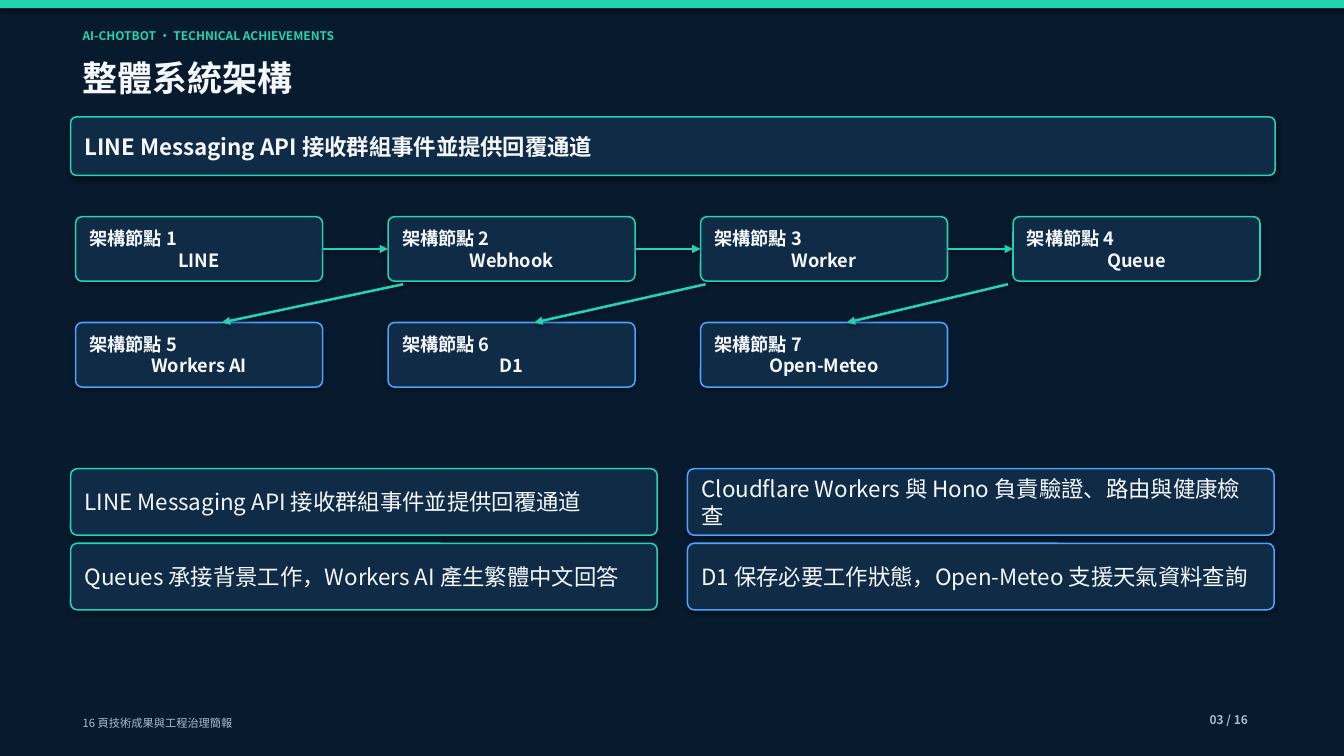
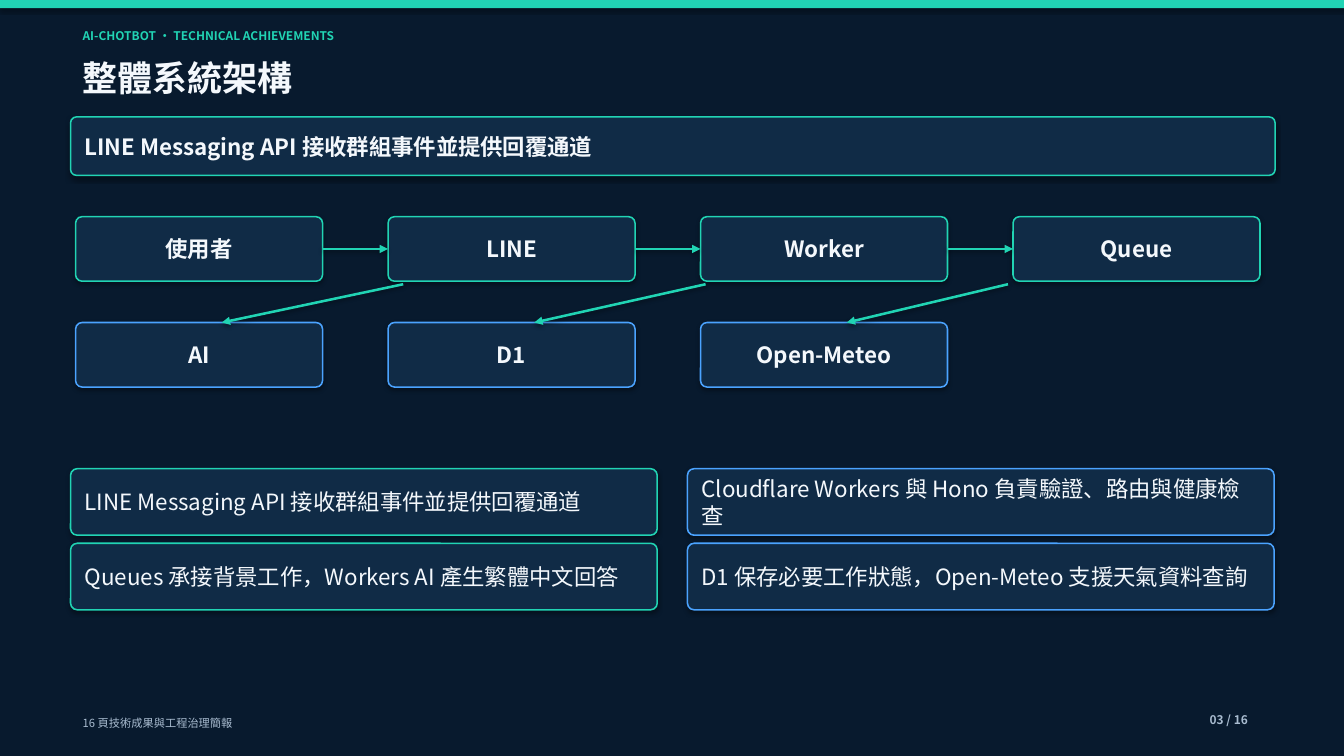
Before and after one commit to yamopeng0918/AI-ChotBot, a slide deck: slide 3 of docs/presentations/AI-ChotBot-technical-achievements.pptx. Drawn at 1344x756 pixels with LibreOffice and Linux fonts; fonts in the diff are those of the drawing. Boxes give left, top, right and bottom in pixels: in the first picture for what was removed or moved away, otherwise in the second. Text is boxed around its words. In the diff, an @@ line names an element or a change of style, - is before the commit and + after.

```diff
--- a/docs/presentations/AI-ChotBot-technical-achievements.pptx
+++ b/docs/presentations/AI-ChotBot-technical-achievements.pptx
@@ text in rounded rectangle at [166,238,233,259]: text changed; size 13 to 16 pt @@
-架構節點 1
-LINE
+使用者
@@ text in rounded rectangle at [784,239,864,258]: text changed; size 13 to 16 pt @@
-架構節點 3
-Worker
+Worker
@@ text in rounded rectangle at [486,240,537,257]: text changed; size 13 to 16 pt @@
-架構節點 2
-Webhook
+LINE
@@ text in rounded rectangle at [1101,240,1173,262]: text changed; size 13 to 16 pt @@
-架構節點 4
-Queue
+Queue
@@ text in rounded rectangle at [188,346,210,363]: text changed; size 13 to 16 pt @@
-架構節點 5
-Workers AI
+AI
@@ text in rounded rectangle at [497,346,526,363]: text changed; size 13 to 16 pt @@
-架構節點 6
-D1
+D1
@@ text in rounded rectangle at [757,346,892,368]: text changed; size 13 to 16 pt @@
-架構節點 7
-Open-Meteo
+Open-Meteo
```
Also in this commit, not shown: 1 other slide changed, 3 other files.
